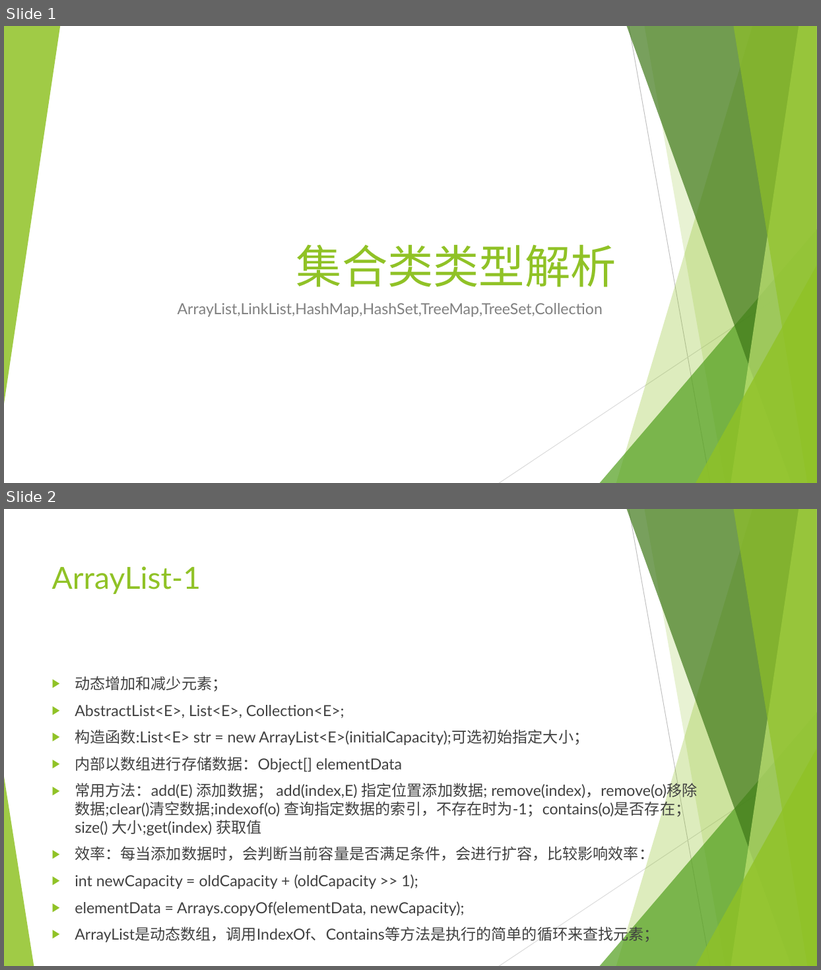
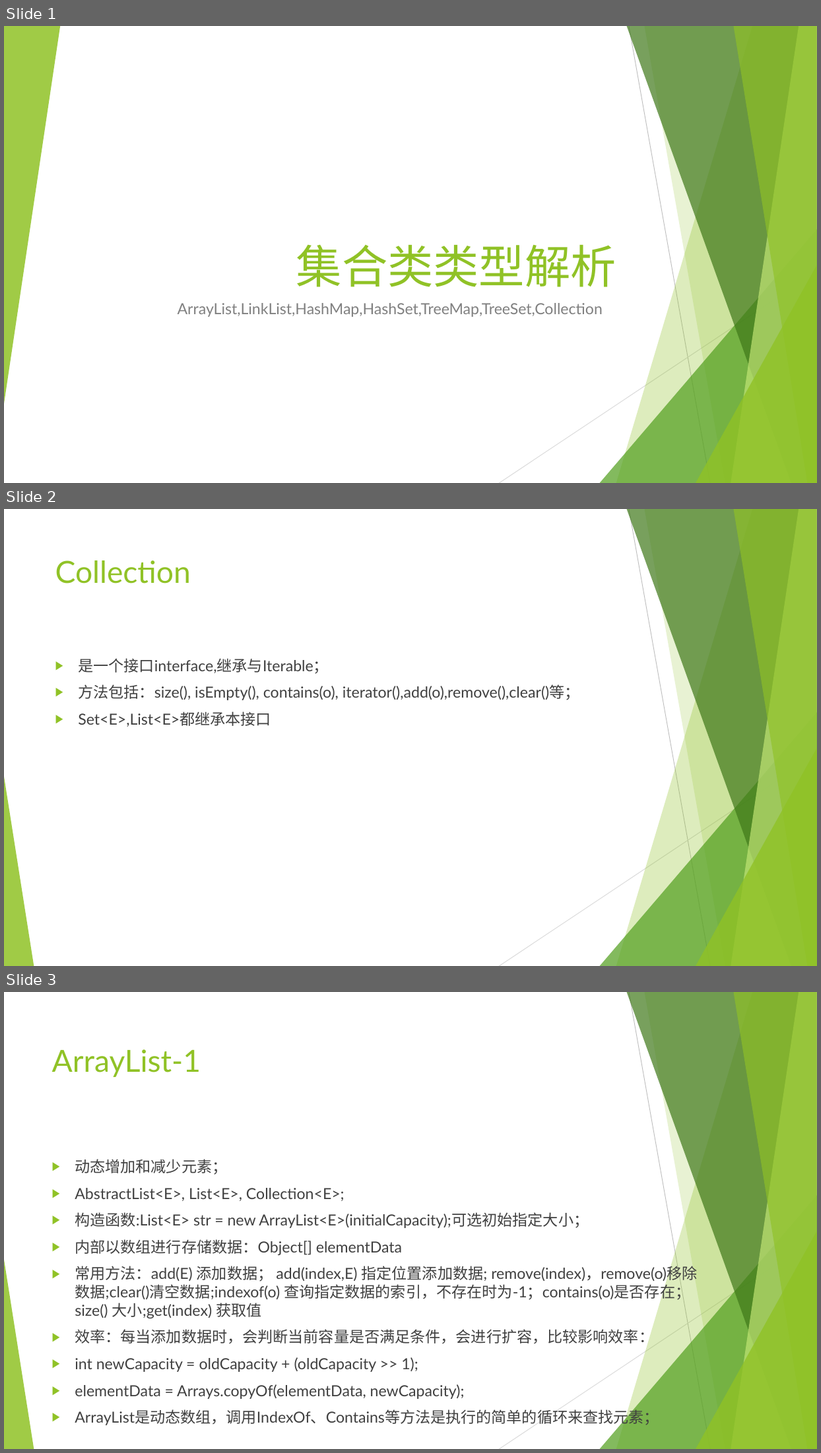
Before and after one commit to mrzhangs1015916/javaLearn, a slide deck: src/mapAndSet/JAVA集合类学习.pptx. Shown one above the other, each under a label of ours: slides 1 and 2 before the commit, slides 1, 2 and 3 after it. The pictures are 821x970 and 821x1453 pixels, drawn with LibreOffice and Linux fonts; fonts in the diff are those of the drawing. Boxes give left, top, right and bottom in pixels: in the first picture for what was removed or moved away, otherwise in the second. Text is boxed around its words. In the diff, an @@ line names an element or a change of style, - is before the commit and + after.

```diff
--- a/src/mapAndSet/JAVA集合类学习.pptx
+++ b/src/mapAndSet/JAVA集合类学习.pptx
@@ slide 2 added at box(4, 509, 817, 966), background #FFFFFF; not listed: 10 template elements that a slide beside it also shows @@
@@ title added at box(55, 560, 191, 584), 36 pt, text #90C226 @@
+Collection
@@ text added at box(78, 658, 580, 727), 18 pt, text #404040 @@
+▶ 是一个接口interface,继承与Iterable；
+▶ 方法包括：size(), isEmpty(), contains(o), iterator(),add(o),remove(),clear()等；
+▶ Set<E>,List<E>都继承本接口
@@ what was slide 2 is now slide 3 @@
```
Also in this commit, not shown: 3 other slides added, 1 slide removed, 3 other files.
